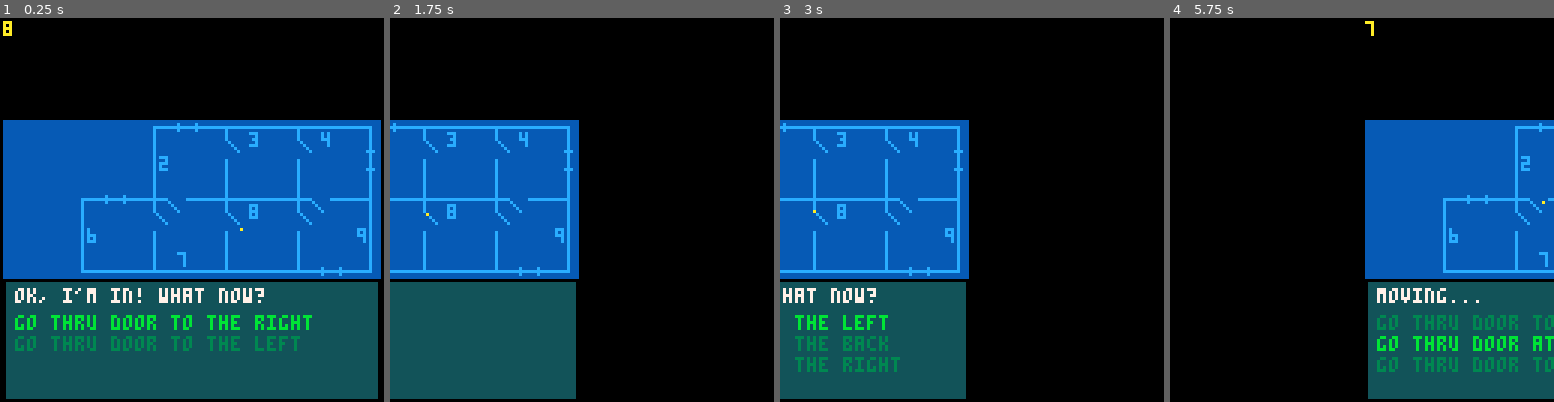
Above: before the commit, frames 1-4 (left to right).
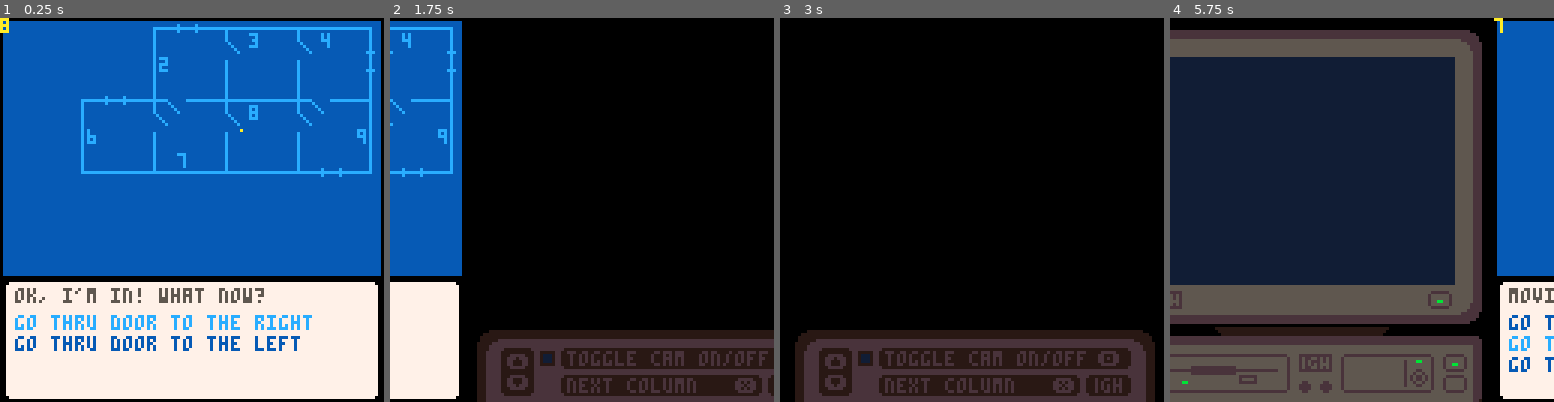
Above: after the commit, the same moments.

Repository: ironchestgames/pico-8-carts
Game: PICO-8 cartridge hackheist.p8
Two runs of this game, one before a commit and one after it. Both use one fixed random seed, a clock stepped at 60 frames per second and the inputs below.
Inputs:
- Up to frame 1 (0.25 s): no input
- Up to frame 2 (1.75 s): tap O (Z key) at 0.7, 1.7 s; hold Right from 1.6 s (still down)
- Up to frame 3 (3 s): release Right at 2.1 s; tap O (Z key) at 2.1, 2.5, 2.9 s; hold Up 2.15-2.42 s; hold Right from 2.47 s (still down)
- Up to frame 4 (5.75 s): release Right at 3.03 s; hold Left 3.08-3.58 s; tap O (Z key) every 0.4 s from 3.3 to 5.7 s; hold Down 3.63-3.97 s; hold Right 4.02-4.68 s; hold Up 4.73-5.03 s; hold Left 5.08-5.68 s; hold Down from 5.73 s (still down)

The runs differ from the first frame. In frame 1, 60% of the frame differs, in the area x 0-100%, y 0-100%; in frame 2, 43%; in frame 3, 45%; in frame 4, 90%.

Commit message:
hackheist - add screens and camera anim

Diff:
--- a/hackheist.p8
+++ b/hackheist.p8
@@ -114,7 +114,7 @@
  rooms={}
 
  local _rooms={}
- for _i=0,9 do
+ for _i=0,14 do
   _rooms[_i]={
    id=_i,
    x=(_i%5)*24,
@@ -132,7 +132,7 @@
 
  local _stepcount=12
  local _x=flrrnd(5)
- local _y=flrrnd(2)
+ local _y=flrrnd(3)
 
  partner.room=_x+_y*5
 
@@ -205,7 +205,7 @@
   },
  }
 
- for _i=0,9 do
+ for _i=0,14 do
   _room=_rooms[_i]
   for _j=1,4 do
    local _wall=_room.walls[_j]
@@ -231,7 +231,7 @@
 
 
  -- add only rooms w doors
- for _i=0,9 do
+ for _i=0,14 do
   _room=_rooms[_i]
   local _hasdoor
   for _wall in all(_room.walls) do
@@ -247,16 +247,16 @@
  end
 
  local _min1window
- for _i=0,9 do
+ for _i=0,14 do
   local _room=rooms[_i]
   if _room and (rnd() > .5 or not _min1window) then
-   if (_i == 6 or rooms[_i-1] == nil) and _room.walls[1][1].typ != 'camera' then -- west
+   if (_i == 6 or _i == 11 or rooms[_i-1] == nil) and _room.walls[1][1].typ != 'camera' then -- west
     _room.walls[1][1]={ typ='window', xoff=-1, yoff=8 }
     _min1window=true
    elseif (_i <= 5 or rooms[_i-5] == nil) and _room.walls[2][1].typ != 'camera' then  -- north
     _room.walls[2][1]={ typ='window', xoff=8, yoff=-1 }
     _min1window=true
-   elseif (_i == 5 or rooms[_i+1] == nil) and _room.walls[3][1].typ != 'camera' then -- east
+   elseif (_i == 5 or _i == 10 or rooms[_i+1] == nil) and _room.walls[3][1].typ != 'camera' then -- east
     _room.walls[3][1]={ typ='window', xoff=23, yoff=8 }
     _min1window=true
    elseif (_i > 5 or rooms[_i+5] == nil) and _room.walls[4][1].typ != 'camera' then -- south
@@ -281,6 +281,7 @@
 }
 
 screensel=0
+camerax=0
 
 function _update60()
 
@@ -394,11 +395,15 @@
 
  cursels[screensel]=mid(1,cursels[screensel],#menus[screensel])
 
- camera(screensel*64,0)
-
- if btnp(4) and menus[screensel][cursels[screensel]] and menus[screensel][cursels[screensel]].f then
-  menus[screensel][cursels[screensel]].f()
- end
+ local _opt=menus[screensel][cursels[screensel]]
+ if btnp(4) and _opt and _opt.f then
+  _opt.f()
+ end
+
+ -- update camera
+ local _camendx=screensel*128
+ camerax+=(_camendx-camerax)/6
+ camera(camerax,0)
 
  -- update partner
  if partner.ismoving then
@@ -471,23 +476,34 @@
 
 end
 
-pal(15,140,1) -- flesh -> blueprint blue
-pal(2,131,1) -- wine -> dark green
+pal(15,140,1) -- light-peach -> true-blue
+pal(9,133,1) -- orange -> darker-grey
+pal(4,128,1) -- brown -> brownish-black
+pal(1,129,1) -- dark-blue -> darker-blue
+palt(0,false)
+palt(14,true)
 
 function _draw()
  cls(0)
 
+ -- draw screen -1
+ rectfill(-124,4,-5,94,9)
+ rectfill(-121,7,-8,90,5)
+ sspr(0,91,128,37,-128,91)
+ sspr(0,91,12,11,-128,4,12,11,false,true)
+ sspr(0,91,12,11,-12,4,12,11,true,true)
+ rectfill(-115,13,-14,88,1)
 
  -- draw screen 0
 
  -- draw blueprint
- rectfill(1,34,126,86,15)
-
- for _i=0,9 do
+ rectfill(1,1,126,85,15)
+
+ for _i=0,14 do
   local _room=rooms[_i]
   if _room then
    local _x=3+_room.x
-   local _y=36+_room.y
+   local _y=3+_room.y
    local _x2=_x+_room.w
    local _y2=_y+_room.h
 
@@ -495,12 +511,11 @@
   end
  end
 
-
- for _i=0,9 do
+ for _i=0,14 do
   local _room=rooms[_i]
   if _room then
    local _x=3+_room.x
-   local _y=36+_room.y
+   local _y=3+_room.y
 
    for _i=1,4 do
     local _wall=_room.walls[_i]
@@ -561,14 +576,18 @@
  end
 
  -- debug draw partner in blueprint
- print(partner.room,1,1,10)
- pset(3+rooms[partner.room].x+partner.xoff,36+rooms[partner.room].y+partner.yoff,10)
+ print(partner.room,0,0,10)
+ pset(3+rooms[partner.room].x+partner.xoff,3+rooms[partner.room].y+partner.yoff,10)
 
  -- draw menus[0]
- rectfill(2,88,125,126,2)
+ rectfill(2,88,125,126,7)
+ pset(2,88,0)
+ pset(2,126,0)
+ pset(125,88,0)
+ pset(125,126,0)
 
  -- draw partner message
- print(msgstr,5,90,7)
+ print(msgstr,5,90,5)
 
  -- draw options
  local _menux,_menuy,_rowoff=5,99,7
@@ -576,13 +595,16 @@
  for _i=1,#menus[0] do
   local _item=menus[0][_i]
   local _y=_menuy+(_i-1)*_rowoff
-  print(_item.str,_menux,_y,_i == cursels[0] and 11 or 3)
+  print(_item.str,_menux,_y,_i == cursels[0] and 12 or 15)
  end
 
  if partner.state == 'escaped' and partner.c <= 0 then
   print('level done!',10,10,6)
  end
 
+ -- draw screen 1
+ sspr(0,67,128,24,128,104)
+
 end
 
 
Not shown, changed: 128 lines of the sprite sheet (__gfx__) section of hackheist.p8
